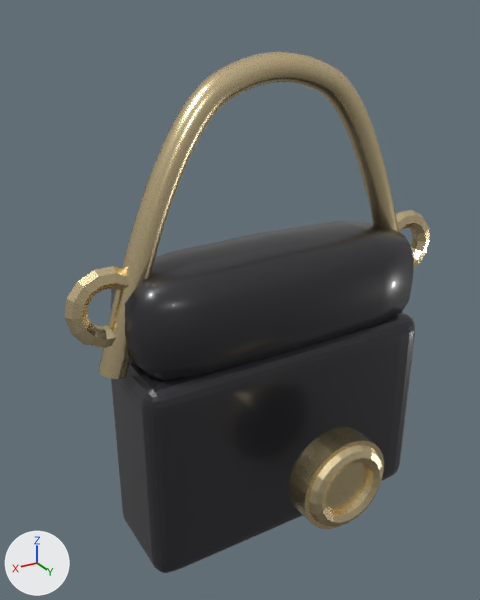
What one commit did to the glTF model assets/garments/bag.glb.
Before and after are seen from a camera (50 mm lens) standing at (0.16, 0.238, 0.188) and looking at (0.02, 0.004, 0.072). Arrows for +X, +Y and +Z are at lower left; the lights stay in place. The older version comes first. Where no turn or scale is listed for an object, it has been applied to the vertices. Vertices at exactly the same position are counted once.

Before the edit, the objects in view are built like this:
```python
ob_cube = bpy.data.objects.new('Cube', me_cube)
ob_cube.location = (0.0, 0.0, 0.0)
ob_cylinder = bpy.data.objects.new('Cylinder', me_cylinder)
ob_cylinder.location = (0.0, 0.054, 0.0)
ob_handle = bpy.data.objects.new('handle', me_handle)
ob_handle.location = (0.0, 0.0, 0.0)
ob_torus = bpy.data.objects.new('Torus', me_torus)
ob_torus.location = (0.0, 0.06, 0.0)
ob_torus_001 = bpy.data.objects.new('Torus.001', me_torus_001)
ob_torus_001.location = (-0.08, 0.0, 0.08)
ob_torus_002 = bpy.data.objects.new('Torus.002', me_torus_002)
ob_torus_002.location = (0.08, 0.0, 0.08)
# also in view: 'bag' at (0.0, 0.0, 0.0)
```
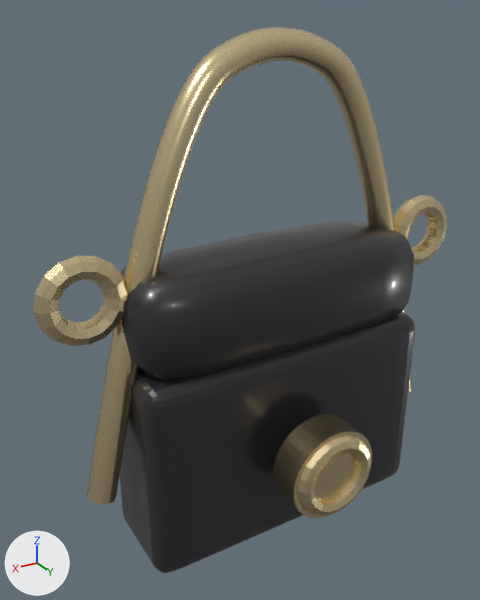
Location of each change, [x1, y1, x2, y2] in pixels of the pictures (480 x 600 px):
'handle', reshaped (8% wider, 46% taller)
    before: [98, 52, 399, 379]
    after: [87, 27, 412, 505]
'Cylinder', moved, rescaled
    before: [288, 427, 384, 529]
    after: [273, 414, 372, 518]
'Torus.002', reshaped, moved
    before: [64, 266, 128, 348]
    after: [33, 256, 127, 346]
'Torus', moved
    before: [309, 445, 383, 527]
    after: [298, 436, 371, 516]
'Torus.001', reshaped, moved
    before: [396, 210, 430, 269]
    after: [393, 195, 447, 265]

The change, as a diff of the scene's bpy script:
```diff
--- a/assets/garments/bag.glb.py
+++ b/assets/garments/bag.glb.py
@@ me_cylinder @@
 # used by ob_cylinder; location = (0.0, 0.054, 0.0)
-me_cylinder.from_pydata(...)  # 64 vertices, 124 faces; spans x -0.022..0.022, y -0.006..0.006, z -0.022..0.022
+me_cylinder.from_pydata(...)  # 64 vertices, 124 faces; spans x -0.022..0.022, y -0.008..0.008, z -0.022..0.022
+# me_cylinder part 1: the whole mesh is scaled about its middle by (1, 1.33, 1)
 me_cylinder.materials.append(mat_gold)
@@ me_handle @@
 # used by ob_handle; location = (0.0, 0.0, 0.0)
-me_handle.from_pydata(...)  # 480 vertices, 940 faces; spans x -0.085..0.085, y -0.006..0.006, z 0.048..0.174
+me_handle.from_pydata(...)  # 480 vertices, 940 faces; spans x -0.096..0.096, y -0.007..0.007, z -0.011..0.184
+# me_handle part 2: 480 of 480 vertices moved; they spanned x -0.085..0.085, y -0.006..0.006, z 0.048..0.174 and now span x -0.096..0.096, y -0.007..0.007, z -0.011..0.184; mean shift (0.0, 0.0, -0.009)
 me_handle.materials.append(mat_gold)
@@ me_torus_001 @@
 # used by ob_torus_001; location = (-0.08, 0.0, 0.08)
-me_torus_001.from_pydata(...)  # 98 vertices, 196 faces; spans x -0.0175..0.0175, y -0.0044..0.0044, z -0.0171..0.0171
+me_torus_001.from_pydata(...)  # 128 vertices, 256 faces; spans x -0.019..0.019, y -0.005..0.005, z -0.019..0.019
+# me_torus_001 part 3: 98 vertices removed from x -0.0175..0.0175, y -0.0044..0.0044, z -0.0171..0.0171; 128 vertices added at x -0.019..0.019, y -0.005..0.005, z -0.019..0.019, forming a torus around y (ring radius 0.014, tube radius 0.005)
 me_torus_001.materials.append(mat_gold)
@@ me_torus_002 @@
 # used by ob_torus_002; location = (0.08, 0.0, 0.08)
-me_torus_002.from_pydata(...)  # 98 vertices, 196 faces; spans x -0.0175..0.0175, y -0.0044..0.0044, z -0.0171..0.0171
+me_torus_002.from_pydata(...)  # 128 vertices, 256 faces; spans x -0.019..0.019, y -0.005..0.005, z -0.019..0.019
+# me_torus_002 part 4: 98 vertices removed from x -0.0175..0.0175, y -0.0044..0.0044, z -0.0171..0.0171; 128 vertices added at x -0.019..0.019, y -0.005..0.005, z -0.019..0.019, forming a torus around y (ring radius 0.014, tube radius 0.005)
 me_torus_002.materials.append(mat_gold)
@@ ob_cylinder @@
 ob_cylinder = bpy.data.objects.new('Cylinder', me_cylinder)
-ob_cylinder.location = (0.0, 0.054, 0.0)
+ob_cylinder.location = (0.0, 0.044, 0.0)
@@ ob_torus @@
 ob_torus = bpy.data.objects.new('Torus', me_torus)
-ob_torus.location = (0.0, 0.06, 0.0)
+ob_torus.location = (0.0, 0.052, 0.0)
@@ ob_torus_001 @@
 ob_torus_001 = bpy.data.objects.new('Torus.001', me_torus_001)
-ob_torus_001.location = (-0.08, 0.0, 0.08)
+ob_torus_001.location = (-0.09, 0.0, 0.085)
@@ ob_torus_002 @@
 ob_torus_002 = bpy.data.objects.new('Torus.002', me_torus_002)
-ob_torus_002.location = (0.08, 0.0, 0.08)
+ob_torus_002.location = (0.09, 0.0, 0.085)
```
